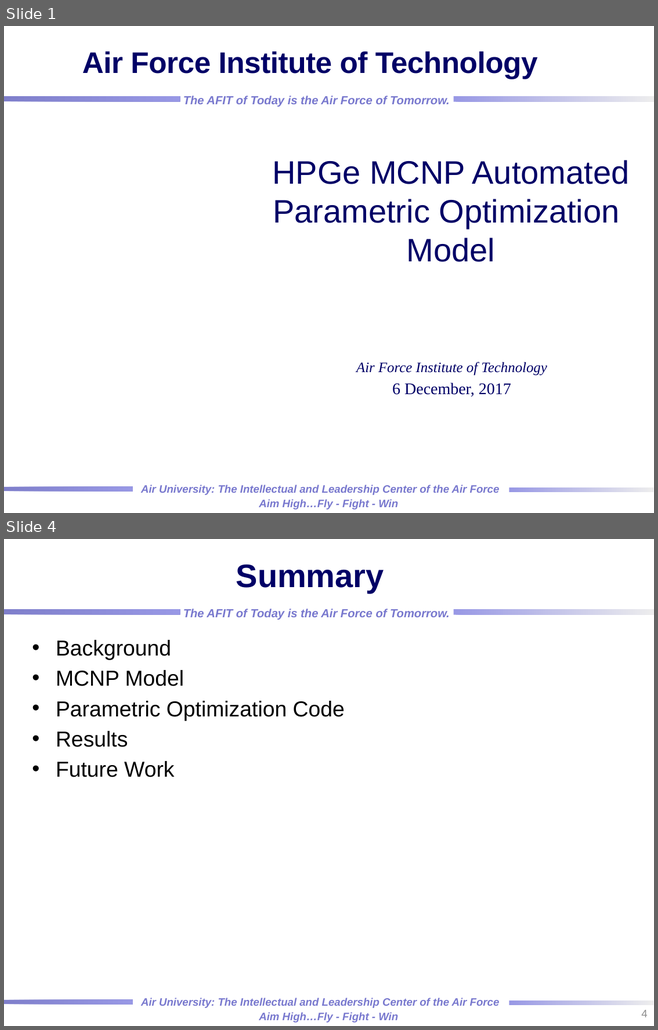
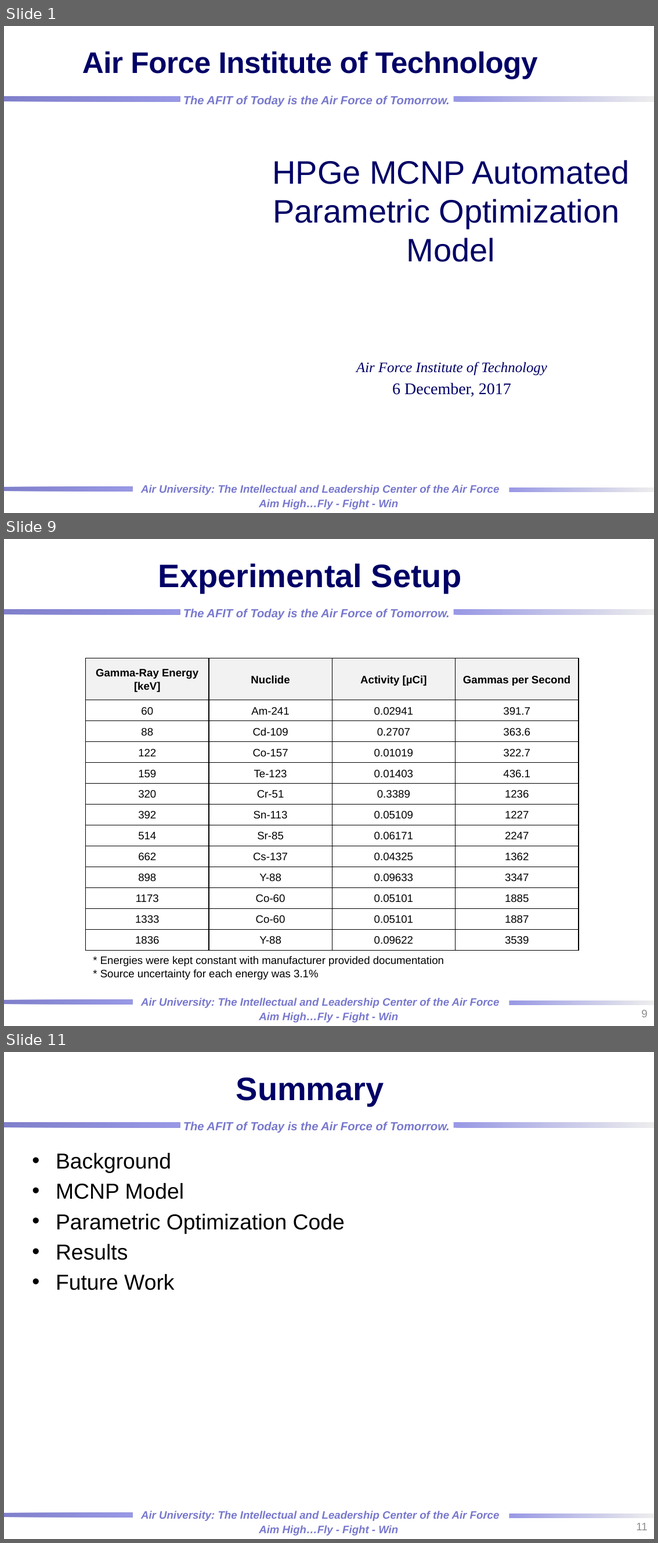
Before and after one commit to rtorzilli/GeDetector-Project, a slide deck: Report/HPGe_Automation Optimization_MCNP_Model.pptx. Shown one above the other, each under a label of ours: slides 1 and 4 before the commit, slides 1, 9 and 11 after it; the slides between them are not shown. The pictures are 658x1030 and 658x1543 pixels, drawn with LibreOffice and Linux fonts; fonts in the diff are those of the drawing; background and template pictures are left out. Boxes give left, top, right and bottom in pixels: in the first picture for what was removed or moved away, otherwise in the second. Text is boxed around its words. In the diff, an @@ line names an element or a change of style, - is before the commit and + after.

```diff
--- a/Report/HPGe_Automation Optimization_MCNP_Model.pptx
+++ b/Report/HPGe_Automation Optimization_MCNP_Model.pptx
@@ slide 9 added at bbox=[4, 539, 654, 1026], background picture (left out); not listed: 7 template elements that a slide beside it also shows @@
@@ title added at bbox=[158, 563, 461, 592], 36 pt, text #000066, bold @@
+Experimental Setup
@@ table added at bbox=[86, 658, 579, 951], 13 rows, 4 columns @@
+Gamma-Ray Energy [keV] | Nuclide | Activity [µCi] | Gammas per Second
+60 | Am-241 | 0.02941 | 391.7
+88 | Cd-109 | 0.2707 | 363.6
+122 | Co-157 | 0.01019 | 322.7
+159 | Te-123 | 0.01403 | 436.1
+320 | Cr-51 | 0.3389 | 1236
+392 | Sn-113 | 0.05109 | 1227
+514 | Sr-85 | 0.06171 | 2247
+662 | Cs-137 | 0.04325 | 1362
+898 | Y-88 | 0.09633 | 3347
+1173 | Co-60 | 0.05101 | 1885
+1333 | Co-60 | 0.05101 | 1887
+1836 | Y-88 | 0.09622 | 3539
@@ text added at bbox=[100, 956, 444, 980], 12 pt, text #000000 @@
+* Energies were kept constant with manufacturer provided documentation
+* Source uncertainty for each energy was 3.1%
@@ page number added at bbox=[641, 1010, 647, 1017], 12 pt, text #8C8C8C @@
+9
@@ what was slide 4 is now slide 11 @@
@@ page number at bbox=[636, 1523, 647, 1530]: text changed @@
-4
+11
```
Also in this commit, not shown: 2 slides changed, 9 other slides added, 6 other files.
